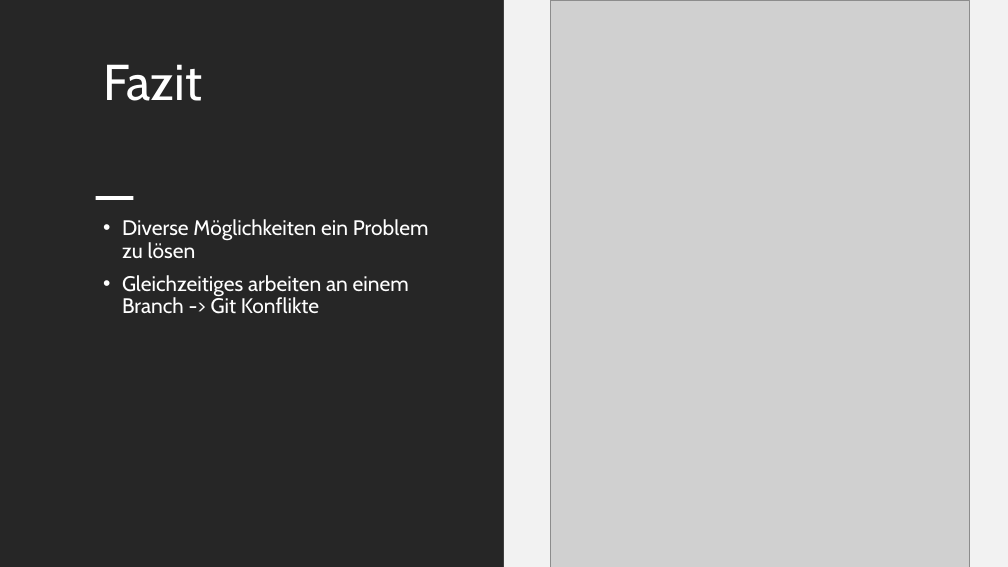
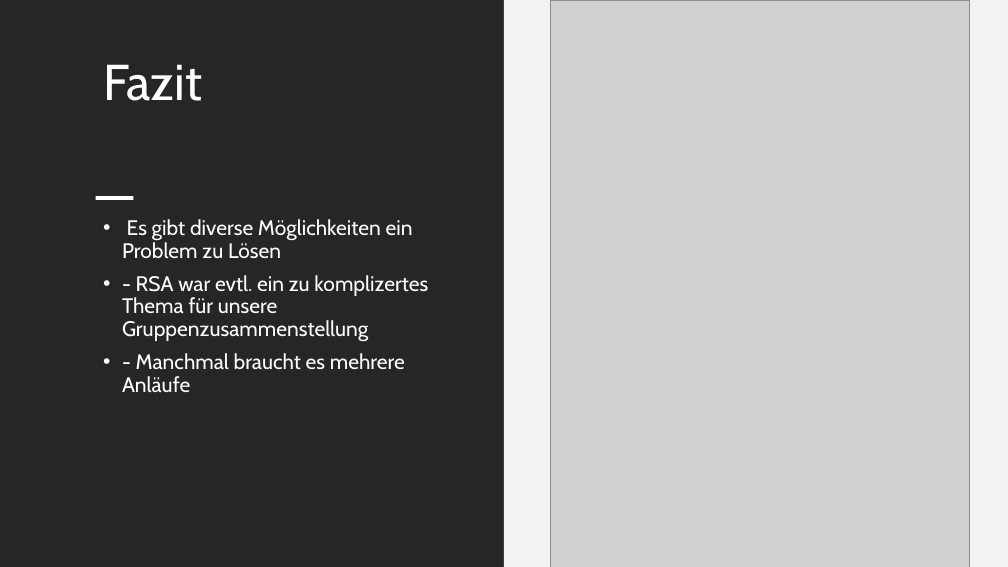
Before and after one commit to TIATIP-24-A-a/TIN_SLE_PFI, a slide deck: slide 8 of docs/Präsi_rsa_TIN_SLE_PFI.pptx. Drawn at 1008x567 pixels with LibreOffice and Linux fonts; fonts in the diff are those of the drawing; grey boxes stand for pictures. Boxes give left, top, right and bottom in pixels: in the first picture for what was removed or moved away, otherwise in the second. Text is boxed around its words. In the diff, an @@ line names an element or a change of style, - is before the commit and + after.

Commit message:
changed: Präsi_rsa_TIN_SLE_PFI

```diff
--- a/docs/Präsi_rsa_TIN_SLE_PFI.pptx
+++ b/docs/Präsi_rsa_TIN_SLE_PFI.pptx
@@ text at <box>122,219,428,392</box>: text changed @@
-• Diverse Möglichkeiten ein Problem zu lösen
-• Gleichzeitiges arbeiten an einem Branch -> Git Konflikte
+• Es gibt diverse Möglichkeiten ein Problem zu Lösen
+• - RSA war evtl. ein zu komplizertes Thema für unsere Gruppenzusammenstellung
+• - Manchmal braucht es mehrere Anläufe
```
